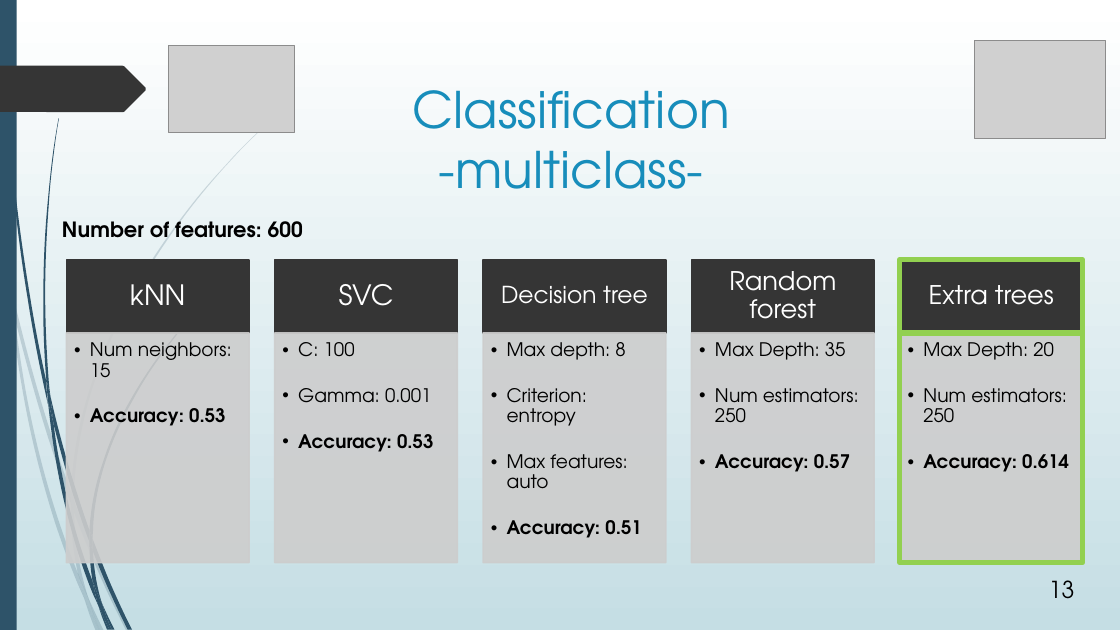
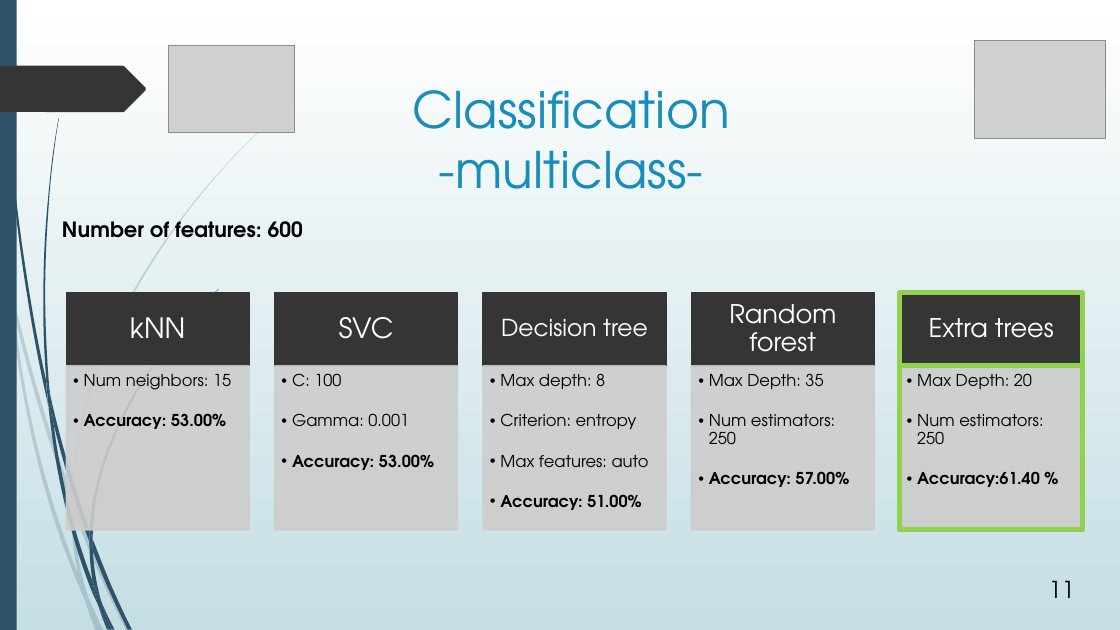
Before and after one commit to avasile96/CAD, a slide deck: slide 11 of Presentation_updated.pptx (slide 13 before the commit). Drawn at 1120x630 pixels with LibreOffice and Linux fonts; fonts in the diff are those of the drawing; grey boxes stand for pictures. Boxes give left, top, right and bottom in pixels: in the first picture for what was removed or moved away, otherwise in the second. Text is boxed around its words. In the diff, an @@ line names an element or a change of style, - is before the commit and + after.

```diff
--- a/Presentation_updated.pptx
+++ b/Presentation_updated.pptx
@@ 5 texts, 5 rectangles: place and size @@
-5 texts, 5 rectangles at [66,260,1083,333]
+5 texts, 5 rectangles at [66,292,1083,365]
@@ text "Num neighbors: 15": place and size @@
-text "Num neighbors: 15" at [90,342,232,426]
+text "Num neighbors: 15" at [84,374,231,429]
@@ rectangle: place and size @@
-rectangle at [66,333,250,562]
+rectangle at [66,365,250,529]
@@ text at [84,374,231,390]: size 16 to 14 pt in "Num neighbors: 15"; indent changed @@
@@ text "C: 100": place and size @@
-text "C: 100" at [298,342,433,452]
+text "C: 100" at [292,373,434,470]
@@ rectangle: place and size @@
-rectangle at [275,333,458,562]
+rectangle at [275,365,458,529]
@@ text at [292,373,409,426]: size 16 to 14 pt in "C: 100", "Gamma: 0.001"; indent changed @@
@@ text "Max depth: 8": place and size @@
-text "Max depth: 8" at [507,342,641,538]
+text "Max depth: 8" at [500,373,649,510]
@@ rectangle: place and size @@
-rectangle at [483,333,666,562]
+rectangle at [483,365,666,529]
@@ text at [500,373,649,467]: size 16 to 14 pt in "Max depth: 8", "Criterion: entropy", "Max features: auto"; indent changed @@
@@ text "Max Depth: 35": place and size @@
-text "Max Depth: 35" at [715,342,859,472]
+text "Max Depth: 35" at [709,373,850,487]
@@ rectangle: place and size @@
-rectangle at [691,333,875,562]
+rectangle at [691,365,875,529]
@@ text at [709,373,835,444]: size 16 to 14 pt in "Max Depth: 35", "Num estimators: 250"; indent changed @@
@@ text "Max Depth: 20": place and size @@
-text "Max Depth: 20" at [923,342,1069,472]
+text "Max Depth: 20" at [917,373,1043,487]
@@ rectangle: place and size @@
-rectangle at [900,333,1083,562]
+rectangle at [900,365,1083,529]
@@ text at [917,373,1043,444]: size 16 to 14 pt in "Max Depth: 20", "Num estimators: 250"; indent changed @@
@@ text at [84,413,226,429]: text changed; size 16 to 14 pt @@
-  • Accuracy: 0.53
+  • Accuracy: 53.00%
@@ text at [292,454,434,470]: text changed; size 16 to 14 pt @@
-  • Accuracy: 0.53
+  • Accuracy: 53.00%
@@ text at [709,471,850,487]: text changed; size 16 to 14 pt @@
-  • Accuracy: 0.57
+  • Accuracy: 57.00%
@@ text at [917,471,1040,487]: text changed; size 16 to 14 pt @@
-  • Accuracy: 0.614
+  • Accuracy:61.40 %
@@ text at [500,494,641,510]: text changed; size 16 to 14 pt @@
-  • Accuracy: 0.51
+  • Accuracy: 51.00%
@@ page number at [1049,580,1075,598]: text changed @@
-13
+11
```
Also in this commit, not shown: 7 other slides changed, 2 slides added, 2 slides removed.
